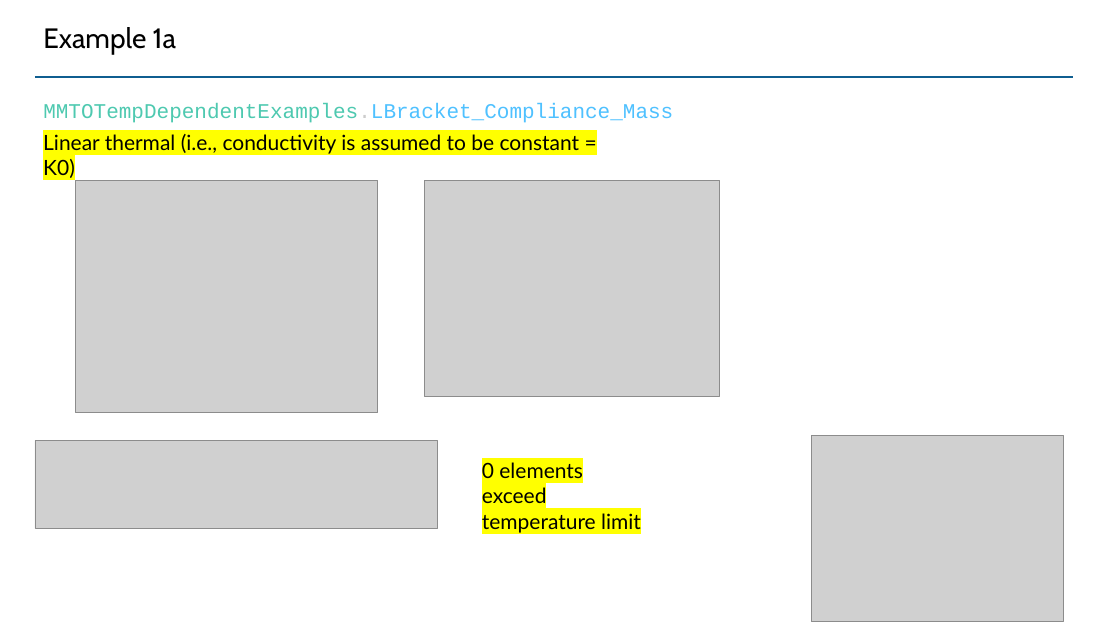
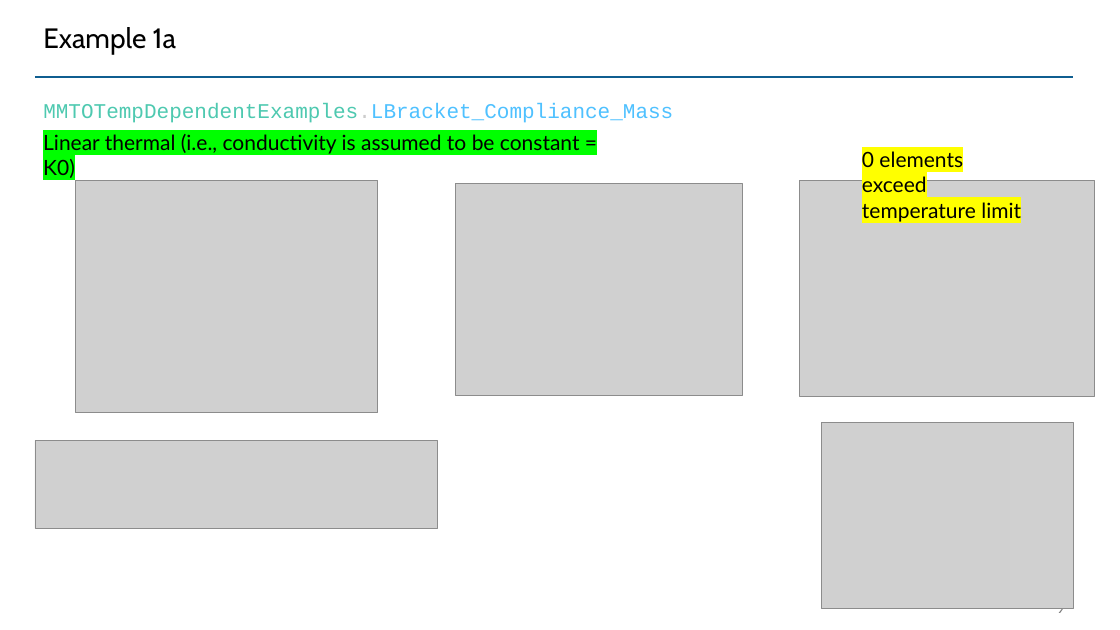
Before and after one commit to UW-ERSL/METALS, a slide deck: slide 9 of Slides/MMTOTempDependentResults.pptx (slide 5 before the commit). Drawn at 1120x630 pixels with LibreOffice and Linux fonts; fonts in the diff are those of the drawing; grey boxes stand for pictures. Boxes give left, top, right and bottom in pixels: in the first picture for what was removed or moved away, otherwise in the second. Text is boxed around its words. In the diff, an @@ line names an element or a change of style, - is before the commit and + after.

```diff
--- a/Slides/MMTOTempDependentResults.pptx
+++ b/Slides/MMTOTempDependentResults.pptx
@@ text "Linear thermal (i.e., conductivity is ..." at [43,134,580,154]: highlight #FFFF00 to #00FF00 @@
@@ text "0 elements exceed temperature limit": place and size @@
-text "0 elements exceed temperature limit" at [482,462,641,533]
+text "0 elements exceed temperature limit" at [862,151,1021,222]
@@ picture added at [456,184,743,396] @@
@@ picture: place and size @@
-picture at [424,181,720,397]
+picture at [800,181,1096,397]
@@ picture: place and size @@
-picture at [812,435,1064,622]
+picture at [822,422,1074,608]
@@ page number at [1057,608,1065,616]: text changed @@
-5
+9
```
Also in this commit, not shown: 6 other slides changed, 6 slides added, 6 other files.
